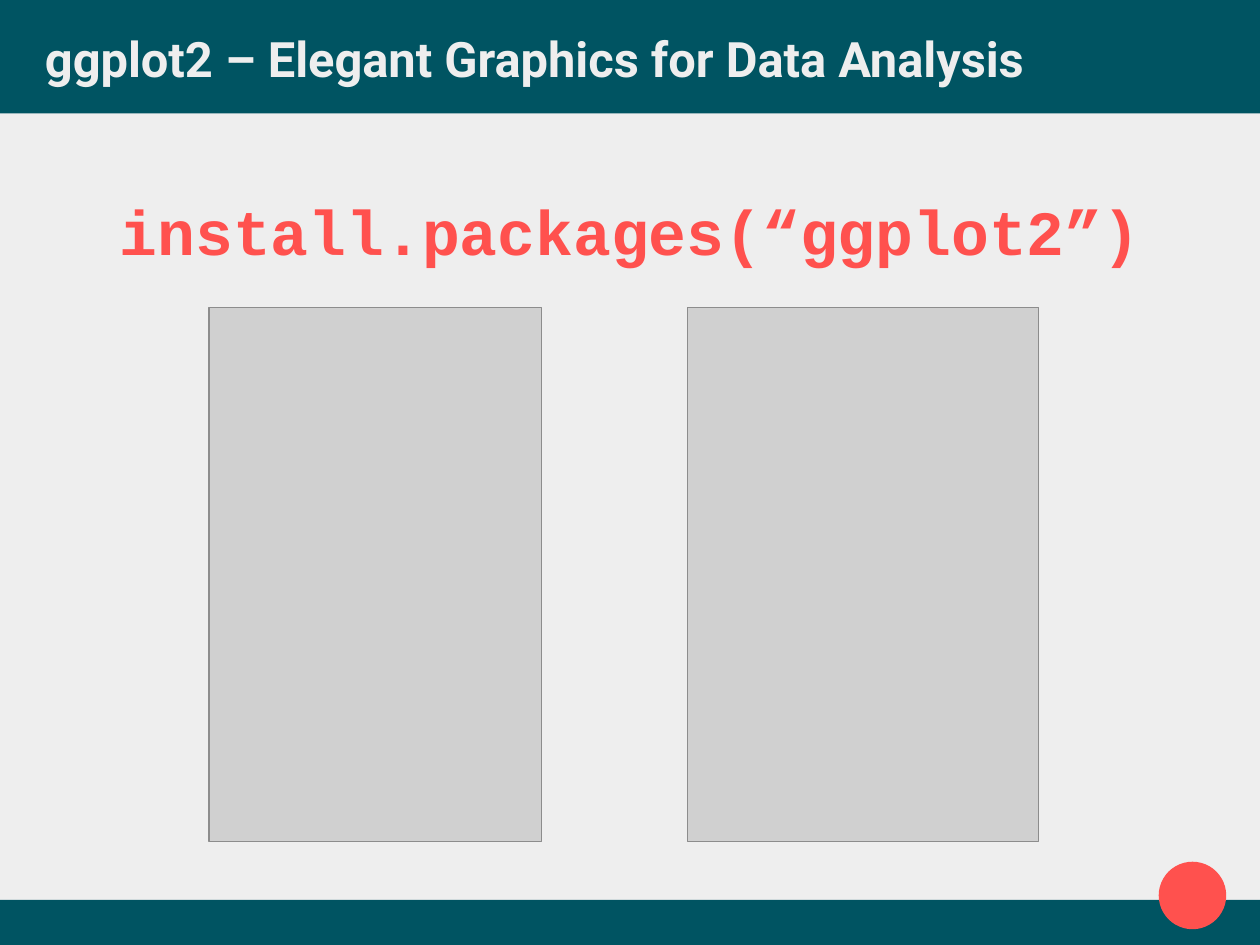
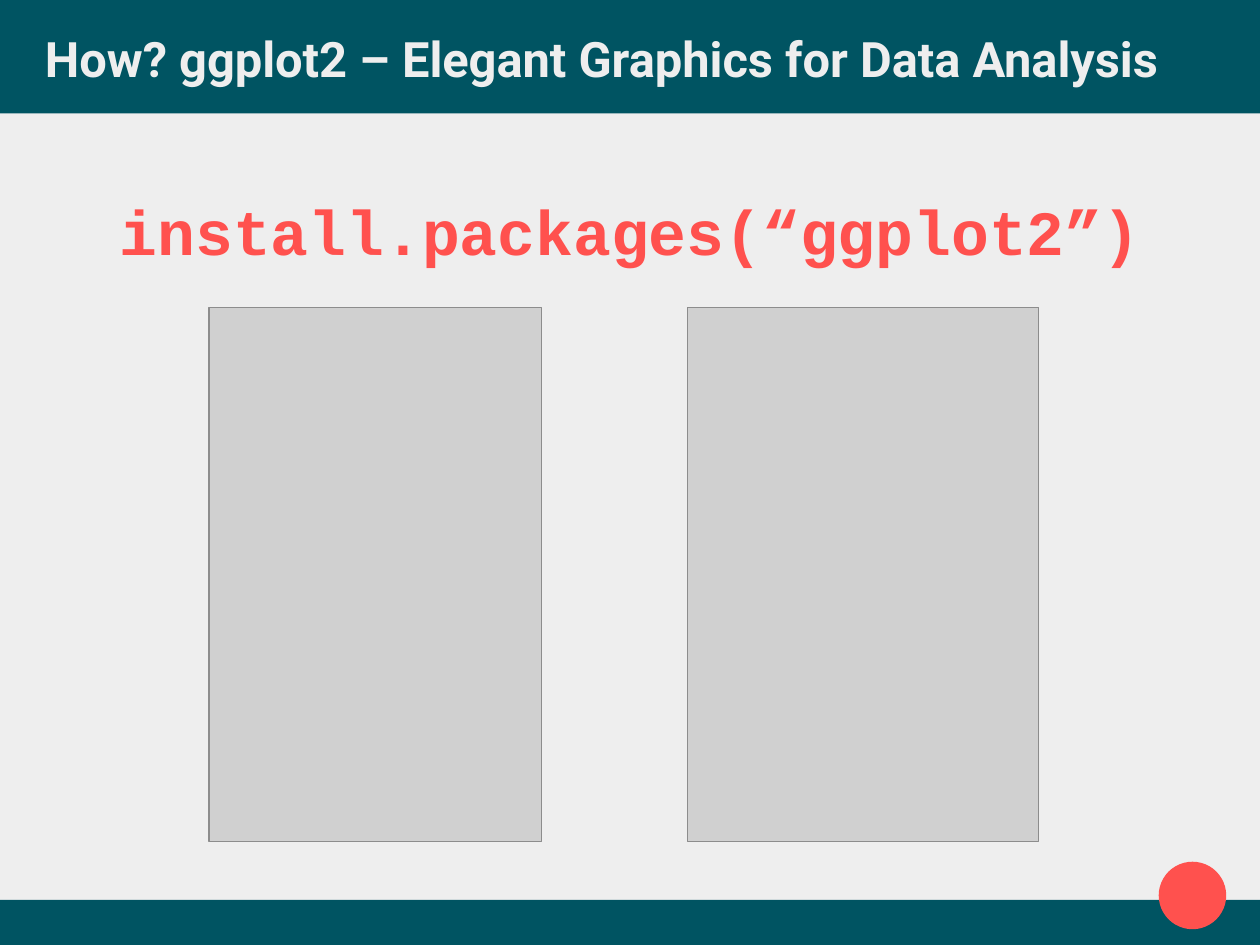
Before and after one commit to jschoeley/2016-edsd-viz, a slide deck: slide 4 of 0-preparation/1-preparation.odp (slide 2 before the commit). Drawn at 1260x945 pixels with LibreOffice and Linux fonts; fonts in the diff are those of the drawing; grey boxes stand for pictures. Boxes give left, top, right and bottom in pixels: in the first picture for what was removed or moved away, otherwise in the second. Text is boxed around its words. In the diff, an @@ line names an element or a change of style, - is before the commit and + after.

```diff
--- a/0-preparation/1-preparation.odp
+++ b/0-preparation/1-preparation.odp
@@ title at (45,40,1158,88): text changed @@
-ggplot2 – Elegant Graphics for Data Analysis
+How? ggplot2 – Elegant Graphics for Data Analysis
```
Also in this commit, not shown: 1 other slide changed, 4 slides added, 4 slides removed, 6 other files.
